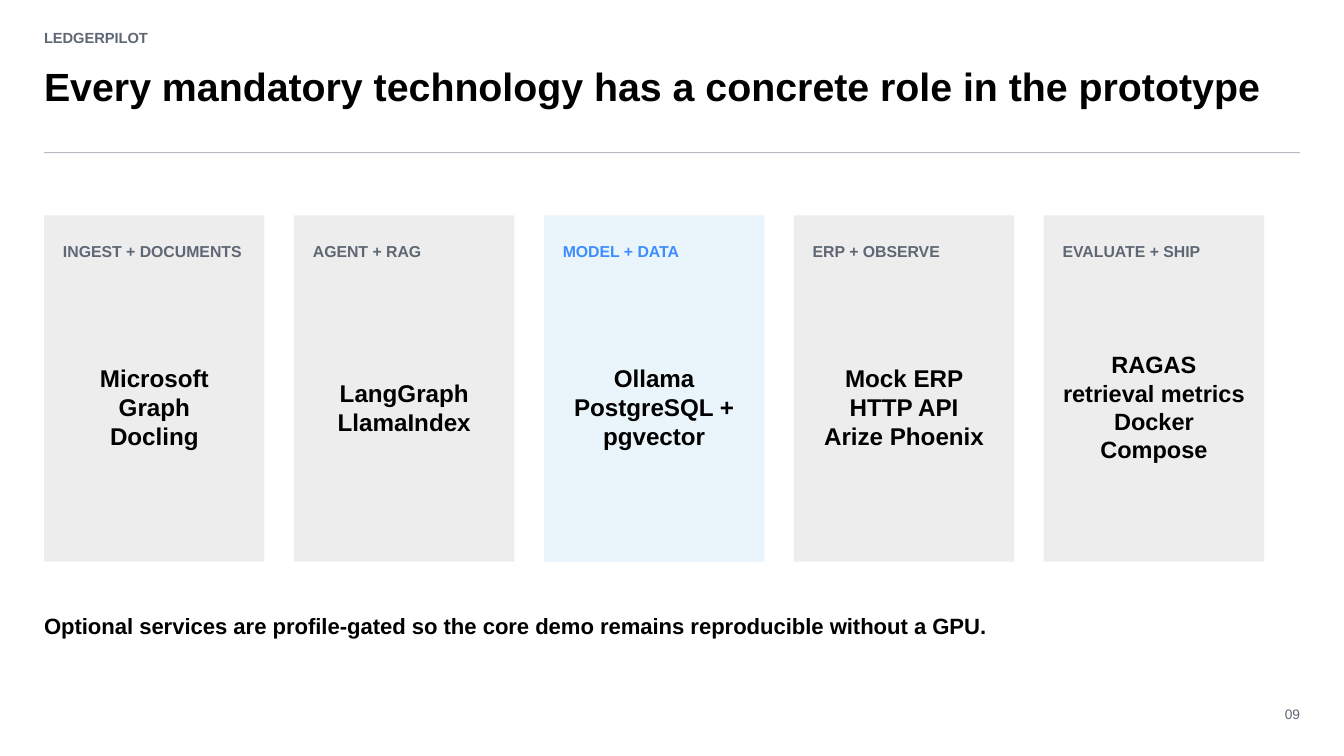
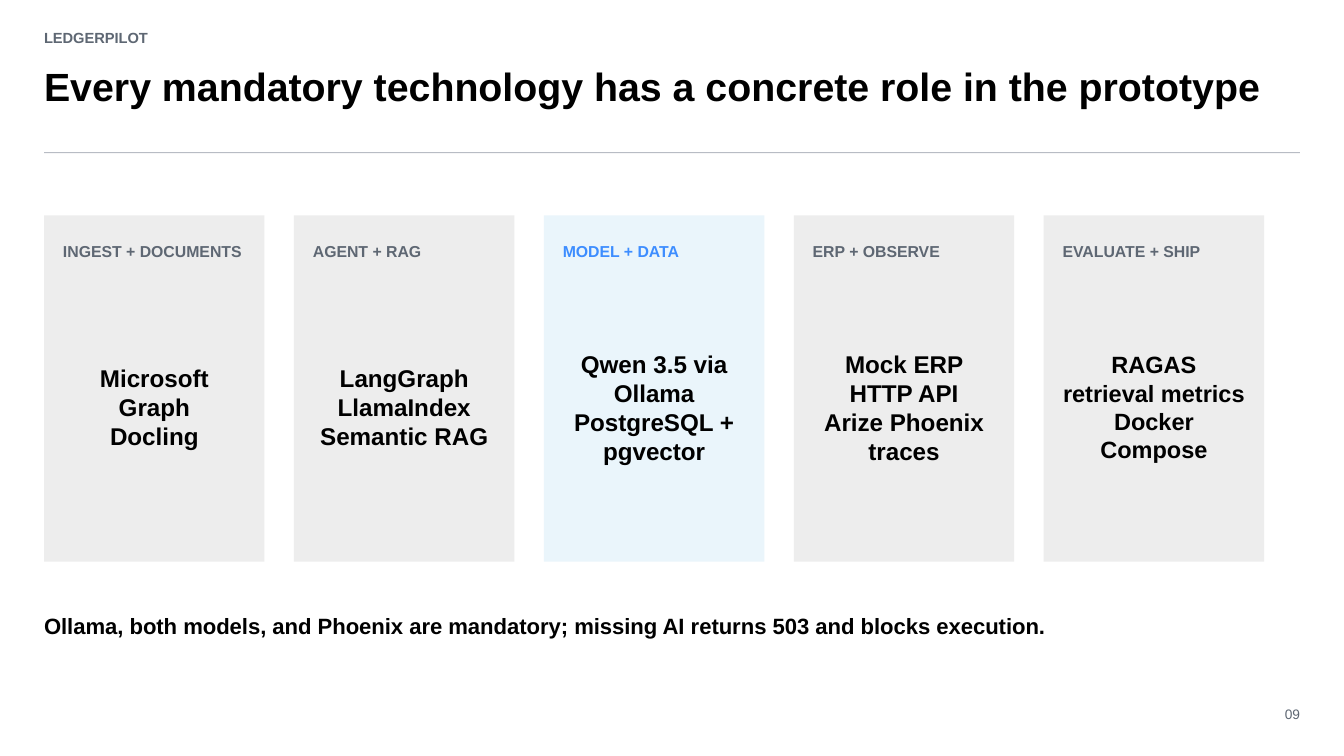
Before and after one commit to saifs1315/Agentic-Invoice-to-Payment, a slide deck: slide 9 of presentation/LedgerPilot_Assignment_Deck.pptx. Drawn at 1344x756 pixels with LibreOffice and Linux fonts; fonts in the diff are those of the drawing. Boxes give left, top, right and bottom in pixels: in the first picture for what was removed or moved away, otherwise in the second. Text is boxed around its words. In the diff, an @@ line names an element or a change of style, - is before the commit and + after.

Commit message:
Make AP and AR workflows mandatory AI agents

```diff
--- a/presentation/LedgerPilot_Assignment_Deck.pptx
+++ b/presentation/LedgerPilot_Assignment_Deck.pptx
@@ text at (581,355,728,403): text changed @@
-Ollama
+Qwen 3.5 via Ollama
@@ text at (824,413,984,461): text changed @@
-Arize Phoenix
+Arize Phoenix traces
@@ text at (320,427,488,446): paragraph added @@
+Semantic RAG
@@ text at (44,618,1045,639): text changed @@
-Optional services are profile-gated so the core demo remains reproducible without a GPU.
+Ollama, both models, and Phoenix are mandatory; missing AI returns 503 and blocks execution.
```
Also in this commit, not shown: 8 other slides changed, 38 other files.
